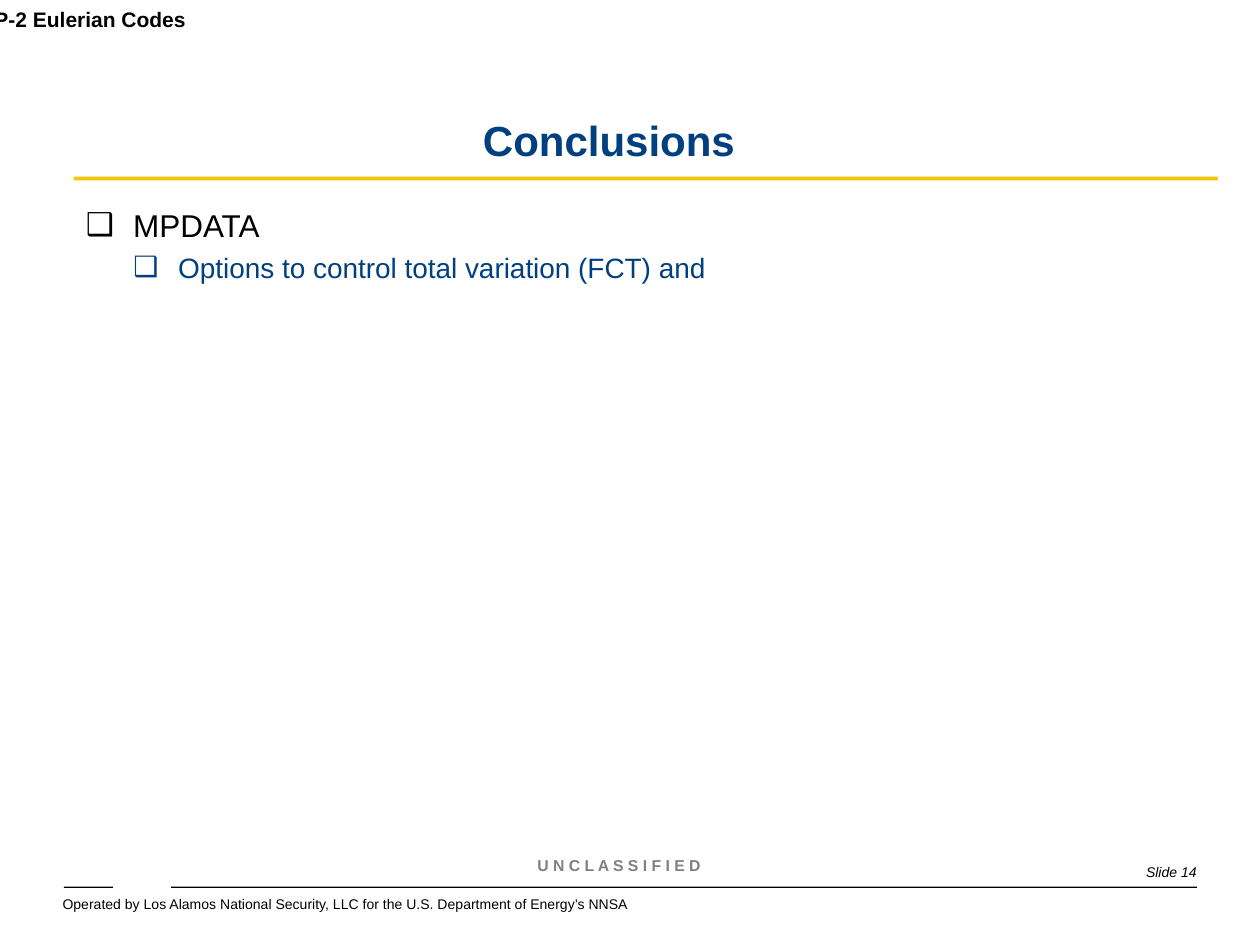
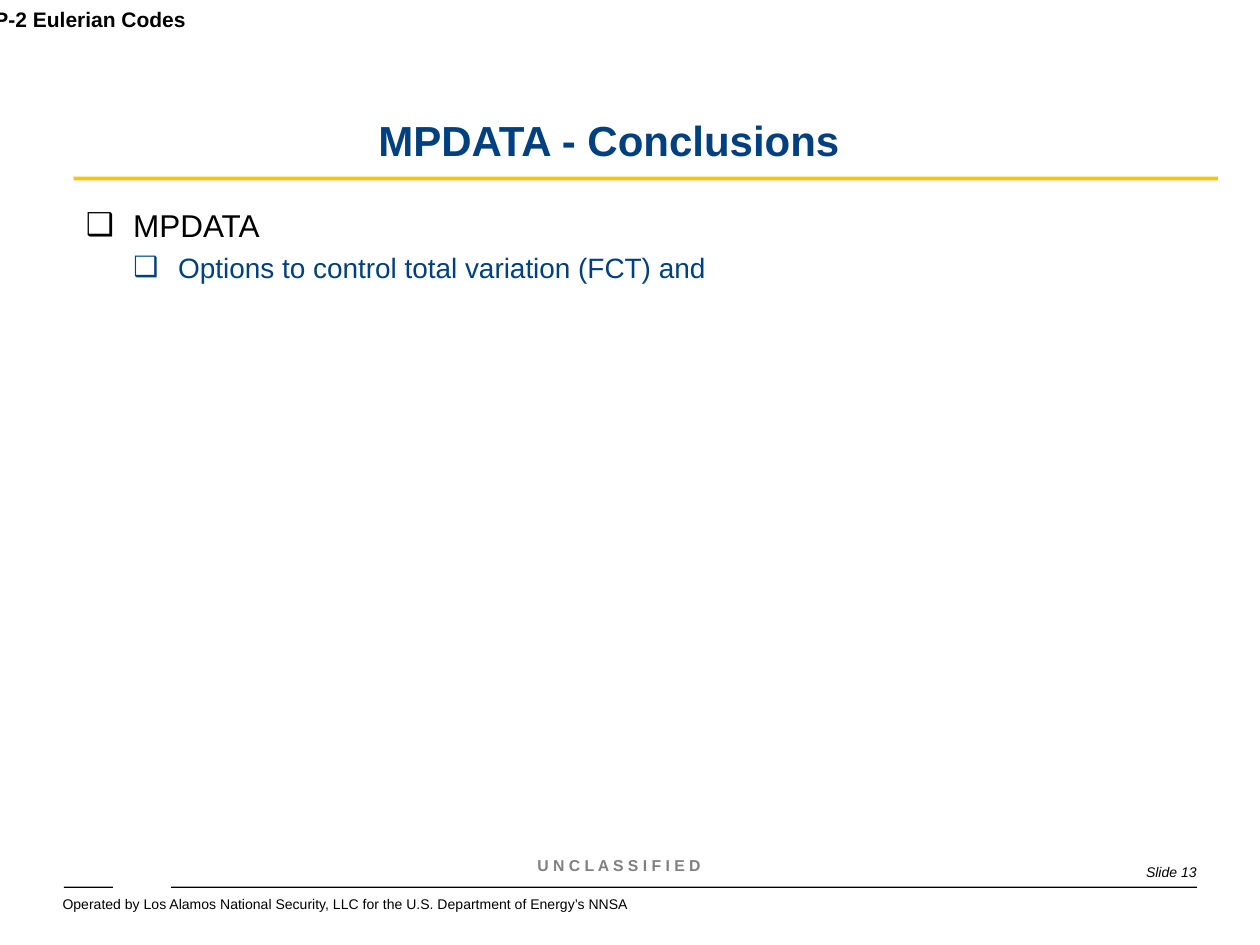
Before and after one commit to wmatern/summer_LANL, a slide deck: slide 13 of Final Research Presentation/Final_Research_Presentation.ppt (slide 14 before the commit). Drawn at 1260x945 pixels with LibreOffice and Linux fonts; fonts in the diff are those of the drawing; background and template pictures are left out. Boxes give left, top, right and bottom in pixels: in the first picture for what was removed or moved away, otherwise in the second. Text is boxed around its words. In the diff, an @@ line names an element or a change of style, - is before the commit and + after.

```diff
--- a/Final Research Presentation/Final_Research_Presentation.ppt
+++ b/Final Research Presentation/Final_Research_Presentation.ppt
@@ title at bbox=[378, 125, 839, 157]: text changed @@
-Conclusions
+MPDATA - Conclusions
@@ page number at bbox=[1146, 867, 1197, 877]: text changed @@
-Slide 14
+Slide 13
```
Also in this commit, not shown: 7 other slides changed, 3 slides added, 11 other files.
